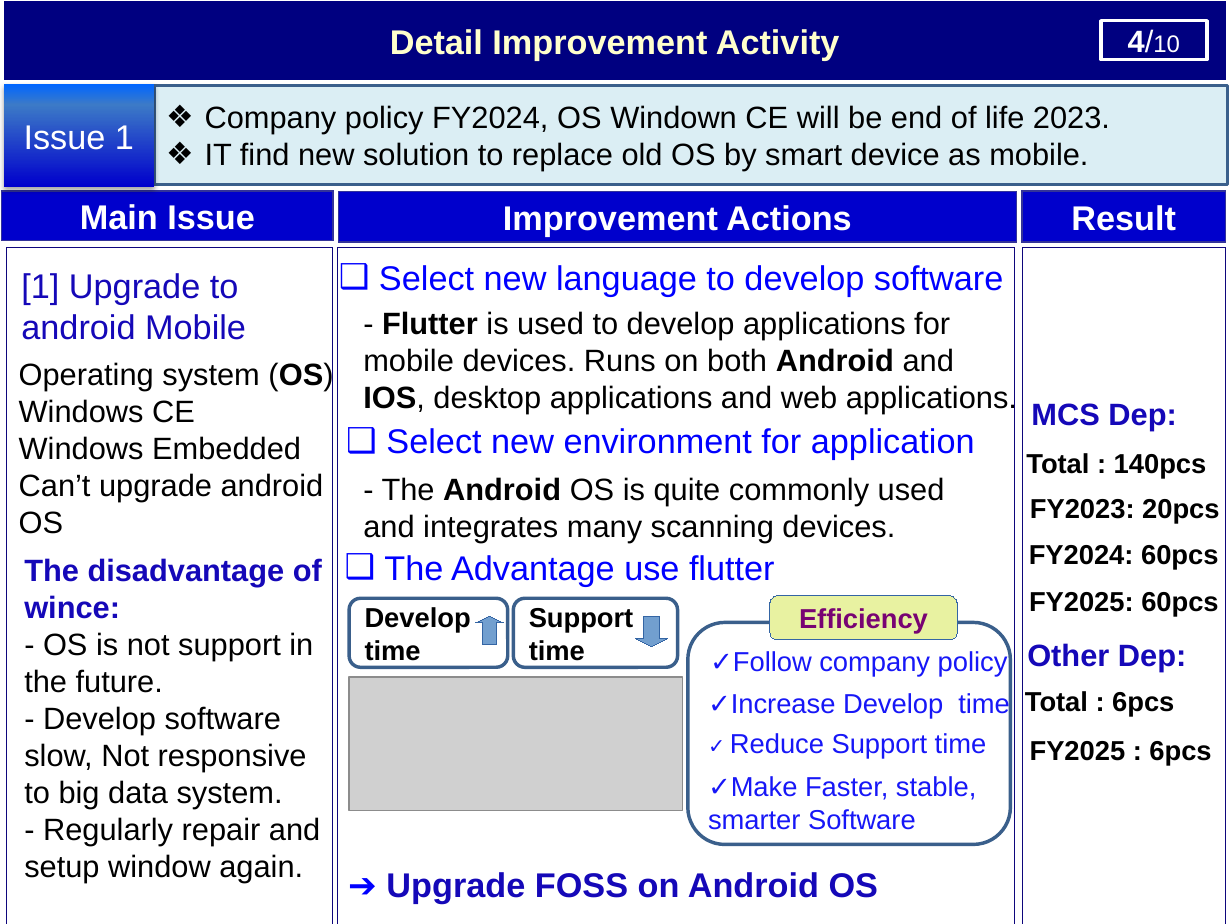
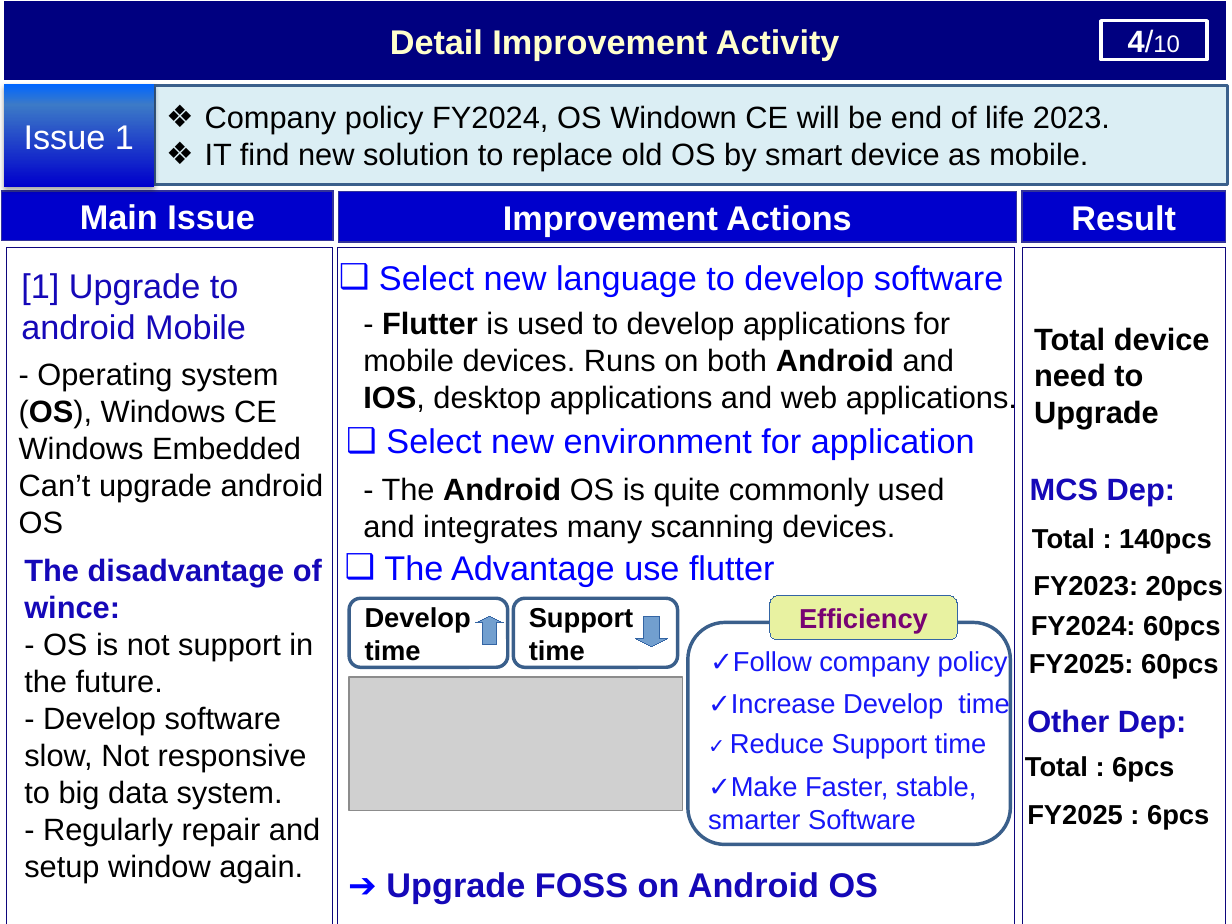
Before and after one commit to thietbicongnghevietnam/ReportPSNV, a slide deck: slide 5 of Report_test.pptx. Drawn at 1232x924 pixels with LibreOffice and Linux fonts; fonts in the diff are those of the drawing; grey boxes stand for pictures. Boxes give left, top, right and bottom in pixels: in the first picture for what was removed or moved away, otherwise in the second. Text is boxed around its words. In the diff, an @@ line names an element or a change of style, - is before the commit and + after.

```diff
--- a/Report_test.pptx
+++ b/Report_test.pptx
@@ text added at [1034,327,1210,429], 18 pt, text #000000, bold @@
+Total device need to Upgrade
@@ text at [19,362,278,427]: text changed @@
-Operating system (OS)
-Windows CE
+- Operating system (OS), Windows CE
@@ text "MCS Dep:": place and size @@
-text "MCS Dep:" at [1031,403,1176,431]
+text "MCS Dep:" at [1030,478,1175,505]
@@ text "Total : 140pcs": place and size @@
-text "Total : 140pcs" at [1026,453,1207,479]
+text "Total : 140pcs" at [1032,528,1212,554]
@@ text "FY2023: 20pcs": place and size @@
-text "FY2023: 20pcs" at [1030,499,1219,524]
+text "FY2023: 20pcs" at [1033,576,1223,600]
@@ text "FY2024: 60pcs": place and size @@
-text "FY2024: 60pcs" at [1029,545,1218,569]
+text "FY2024: 60pcs" at [1031,616,1220,640]
@@ text "FY2025: 60pcs": place and size @@
-text "FY2025: 60pcs" at [1029,592,1218,617]
+text "FY2025: 60pcs" at [1029,654,1218,678]
@@ text "Other Dep:": place and size @@
-text "Other Dep:" at [1027,643,1186,672]
+text "Other Dep:" at [1027,709,1186,737]
@@ text "Total : 6pcs": place and size @@
-text "Total : 6pcs" at [1025,691,1174,717]
+text "Total : 6pcs" at [1025,756,1174,782]
@@ text "FY2025 : 6pcs": place and size @@
-text "FY2025 : 6pcs" at [1030,741,1211,765]
+text "FY2025 : 6pcs" at [1027,805,1209,830]
```
Also in this commit, not shown: 8 other slides changed.
